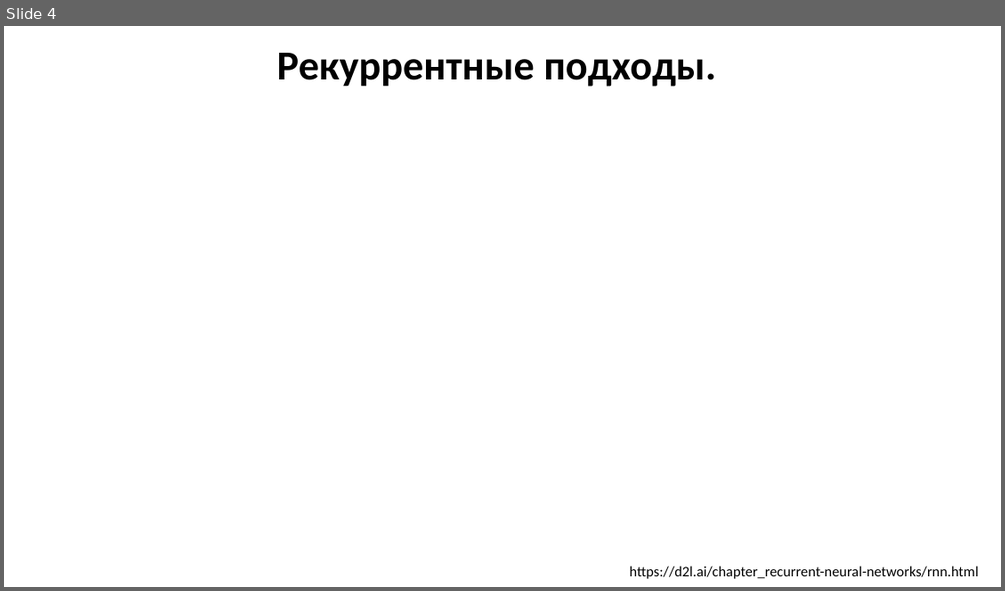
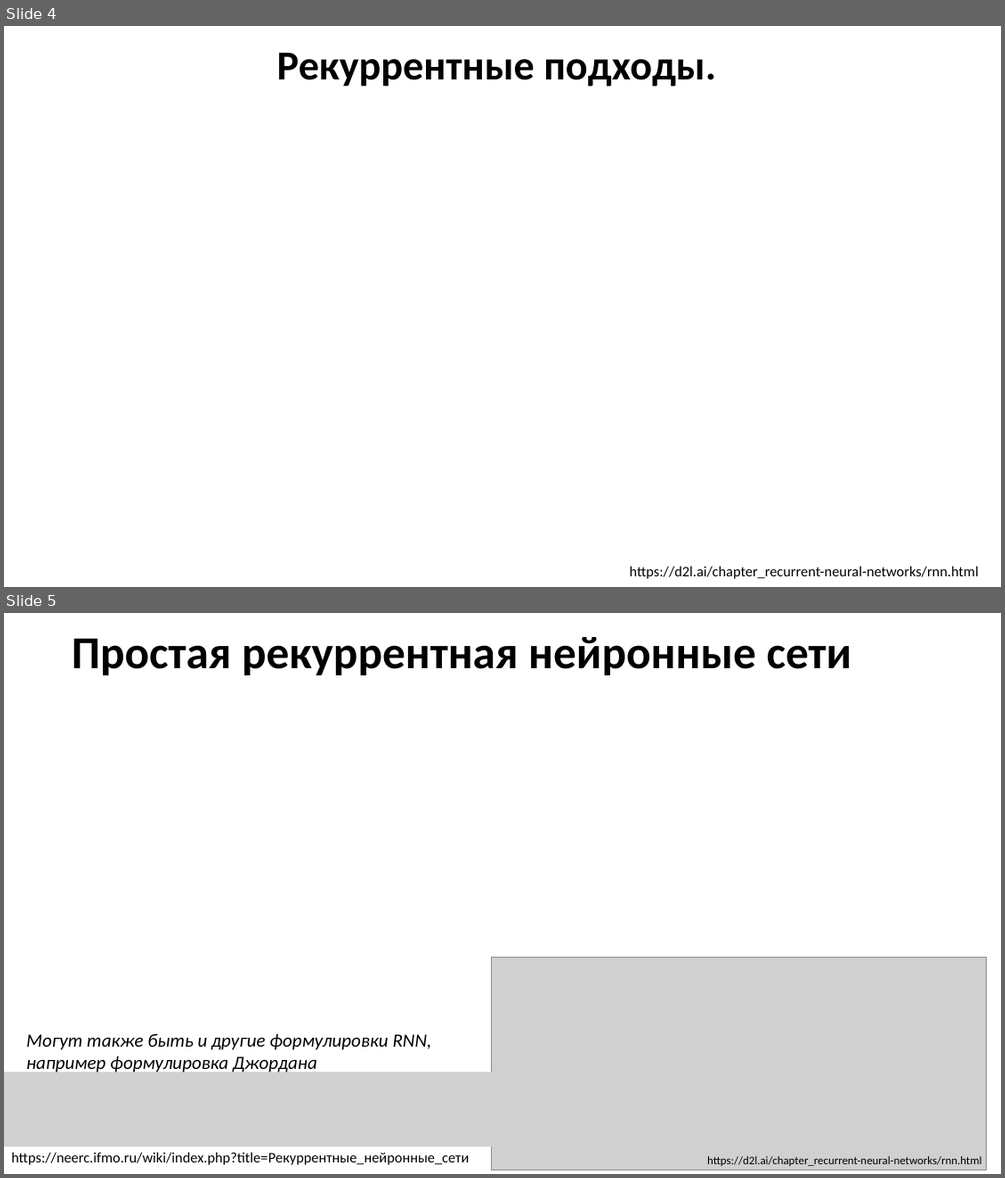
Before and after one commit to MVRonkin/TimeSeriesCourse, a slide deck: 2025/LEC/07-2 RNN.pptx. Shown one above the other, each under a label of ours: slide 4 before the commit, slides 4 and 5 after it. The pictures are 1005x591 and 1005x1178 pixels, drawn with LibreOffice and Linux fonts; fonts in the diff are those of the drawing; grey boxes stand for pictures. Boxes give left, top, right and bottom in pixels: in the first picture for what was removed or moved away, otherwise in the second. Text is boxed around its words. In the diff, an @@ line names an element or a change of style, - is before the commit and + after.

```diff
--- a/2025/LEC/07-2 RNN.pptx
+++ b/2025/LEC/07-2 RNN.pptx
@@ slide 5 added at [4, 613, 1001, 1174], background #FFFFFF @@
@@ title added at [72, 637, 852, 675], 44 pt, text #000000, bold @@
+Простая рекуррентная нейронные сети
@@ picture added at [492, 957, 986, 1170] @@
@@ text added at [26, 1033, 432, 1075], 18 pt, text #000000, italic @@
+Могут также быть и другие формулировки RNN, например формулировка Джордана
@@ picture added at [4, 1072, 502, 1147] @@
@@ text added at [11, 1151, 469, 1165], 14 pt, text #000000 @@
+https://neerc.ifmo.ru/wiki/index.php?title=Рекуррентные_нейронные_сети
@@ text added at [707, 1156, 981, 1166], 11 pt, text #000000 @@
+https://d2l.ai/chapter_recurrent-neural-networks/rnn.html
```
Also in this commit, not shown: 1 slide changed, 12 other slides added, 85 slides removed.
